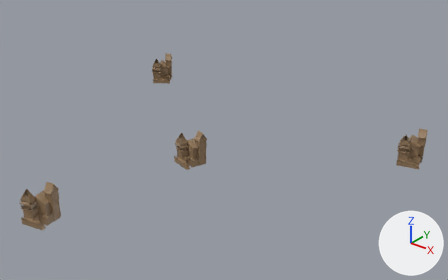
A saved change to the FBX model Assets/Assets/Aldeia/Casas (N)/Casa06/Casa06(N).fbx.
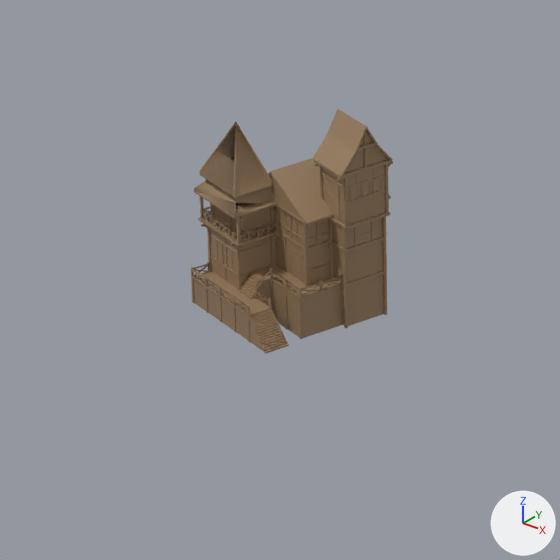
The first picture shows the older version from a 50 mm lens placed at (109.0, -206.0, 165.0), pointed at (-88.0, 39.0, 13.0). The close-ups show both versions on the part from 32% to 52% of the width and 40% to 73% of the height of that picture; other places that the commit changed are outside them. Every picture has the same lights, and +X, +Y and +Z are marked at lower right. Vertices at the same position are counted once.

Objects in the first close-up: 'Casa06 - Nobre'.
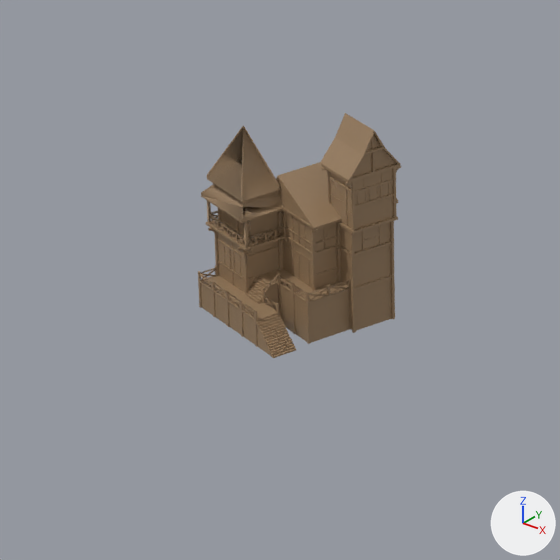
The change, as a diff of the scene's bpy script:
```diff
--- a/Assets/Assets/Aldeia/Casas (N)/Casa06/Casa06(N).fbx.py
+++ b/Assets/Assets/Aldeia/Casas (N)/Casa06/Casa06(N).fbx.py
@@ me_model_001 @@
 me_model_001.from_pydata(...)  # 12296 vertices, 28032 faces; spans x -4743.0..18608.0, y -1111.0..1111.0, z -836.0..22851.0
 # used by ob_casa06___nobre; location = (-205.8, 112.15, 9.87); rotation_euler = (1.571, 0.0, 0.637), in degrees (90, 0, 36); scale = (0.00889, 0.00889, 0.00889)
+# me_model_001 part 1: the loose piece of 3074 vertices spanning x 2654.0..4765.0, y -1111.0..1111.0, z 14008.0..15935.0 is turned -90 degrees about the x axis through its middle and scaled by 100, then moved by (375717.0, 1506620.0, -14972.0)
 me_model_001.materials.append(mat_h6_tudo)
@@ ob_casa06___nobre @@
 ob_casa06___nobre.location = (-205.8, 112.15, 9.87)
-ob_casa06___nobre.rotation_euler = (1.571, 0.0, 0.637)  # degrees (90, 0, 36)
-ob_casa06___nobre.scale = (0.00889, 0.00889, 0.00889)
+ob_casa06___nobre.rotation_euler = (-3.142, 0.0, 0.637)  # degrees (-180, 0, 36)
+ob_casa06___nobre.scale = (0.0000889, 0.0000889, 0.0000889)
```

Boxes [x1, y1, x2, y2] around the edits, measured in the close-ups (560 x 560 px):
'Casa06 - Nobre', reshaped, turned, rescaled
    before: [191, 109, 393, 354]
    after: [198, 113, 401, 358]
